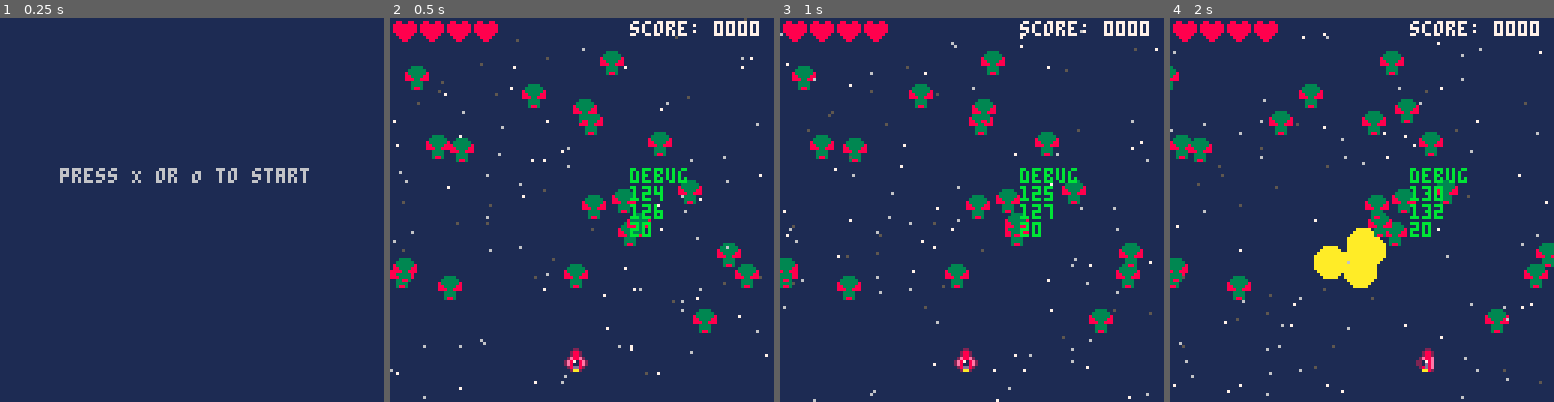
Above: before the commit, frames 1-4 (left to right).
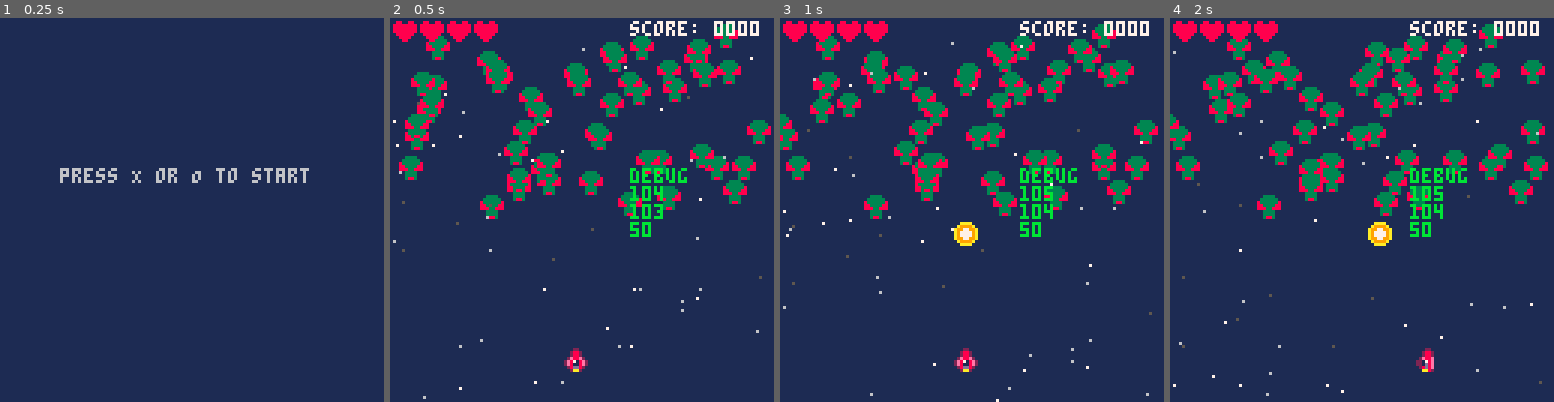
Above: after the commit, the same moments.

Repository: chihirotange/pico8
Game: PICO-8 cartridge shmup/main.p8
Same seed, same stepped clock (60 frames per second), same inputs: the game is played once before the commit and once after it.
Inputs:
- Up to frame 1 (0.25 s): no input
- Up to frame 2 (0.5 s): tap X (X key) at 0.33 s
- Up to frame 3 (1 s): tap O (Z key) at 0.7 s
- Up to frame 4 (2 s): tap X (X key) at 1.07, 1.85 s; hold Right from 1.6 s (still down); tap O (Z key) at 1.7 s

Frame 1 is identical in both runs. In frame 2, 15% of the frame differs, in the area x 0-100%, y 0-94%; in frame 3, 16%; in frame 4, 18%, in the area x 0-100%, y 1-100%.

Commit message:
refactor

Diff:
--- a/shmup/enemy.lua
+++ b/shmup/enemy.lua
@@ -1,21 +1,16 @@
 all_enemies = {}
 
 enemy_green = entity_spr:new({
-    hp = 2,
-    pool_id = 'enemy_green',
+    hp = 5,
     flash_spr = 21,
     draw_order = 50,
     sprid = 20,
     new = function(_ENV, tba)
         local tbl = entity_spr.new(_ENV, tba)
-        printh("spawn new enemy")
         add(all_enemies,tbl)
         return tbl
     end,
     update = function(_ENV)
-        if reuse_ready then
-            return
-        end
         x += (rnd() - 0.5) * 3
         -- destroy enemy logics
     end,
@@ -23,14 +18,17 @@
         hp -= 1
         flash = 3
         if hp <= 0 then
-            spawn_particle(x, y, 2)
+            spawn_particle(x, y, 10)
+            -- should be in this class destroy function but do this to save token
+            del(global.all_enemies, _ENV)
             _ENV:destroy()
-            -- del(all_enemies,_ENV)
-            _ENV:new({
-                x = rnd(120),
-                y = rnd(100),
-                is_abstract = false,
-            })
+            enemy_green:new(
+                {
+                    x = rnd(120),
+                    y = rnd(40),
+                    is_abstract = false
+                }
+            )
         end
     end
 })
--- a/shmup/oop/oop.lua
+++ b/shmup/oop/oop.lua
@@ -1,6 +1,5 @@
 global = _ENV
 entities = {
-    entities_colliders = {},
     entities_update_list = {},
     entities_draw_list = {},
     update = function(self)
@@ -15,9 +14,6 @@
             end
         end
     end,
-    collider_detection = function(self)
-        -- TODO: implement logic
-    end
 }
 
 class = setmetatable( {
@@ -38,38 +34,19 @@
 }, {__index = _ENV})
 
 entity = class:new({
-        pool_id = "",
         reuse_ready = false,
         x = 0,
         y = 0,
-        _cached_drorder = -1,
         -- object with draw_order = -1 will not be drawn
         draw_order = -1,
         new = function(_ENV, input_tbl)
-            _cached_drorder = input_tbl.draw_order
-            local tbl = nil
-            for ent in all(entities.entities_update_list) do
-                if ent.reuse_ready and ent.pool_id == pool_id then
-                    tbl = ent
-                    tbl:_reset()
-                    tbl.draw_order = _cached_drorder
-                    tbl.reuse_ready = false
-                    tbl.x = input_tbl.x
-                    tbl.y = input_tbl.y
-                    return
-                end
-            end
-            if not tbl then
-                tbl = class.new(_ENV, input_tbl)
-                tbl:_reset()
+            local tbl = class.new(_ENV, input_tbl)
+            if tbl.is_abstract then
+                return tbl
             end
             for i = 1,#entities.entities_draw_list do
                 local current_ent = entities.entities_draw_list[i]
-                if tbl.is_abstract then
-                    return tbl
-                end
                 if tbl.draw_order > current_ent.draw_order then
-
                     add(entities.entities_draw_list, tbl, i + 1)
                     break
                 else
@@ -83,13 +60,11 @@
             return tbl
         end,
         destroy = function(_ENV)
-            reuse_ready = true
-            draw_order = -1
+            del(entities.entities_draw_list, _ENV)
+            del(entities.entities_update_list, _ENV)
         end,
         draw = function(_ENV)
         end,
-        _reset = function(_ENV)
-        end
     })
 
 entity_spr = entity:new({
--- a/shmup/oop/particle.lua
+++ b/shmup/oop/particle.lua
@@ -1,43 +1,36 @@
 particle = entity:new({
     age = 0,
-    max_age = 0,
+    max_age = 30,
     draw_order = 100,
-    cur_radius = 0,
+    radius = 8,
     spdx = 0,
     spdy = 0,
     draw = function(_ENV)
-        printh(cur_radius)
-        local c = 10
-        cur_radius *= 0.9
         age += 1
-        if age > max_age*0.8 then
+        normalize_age = age/max_age
+        cur_radius =  radius * (1 - normalize_age)
+        c = 10
+        if normalize_age > 0.8 then
             c = 5
-        elseif age > max_age*0.6 then
+        elseif normalize_age > 0.2  then
             c = 8
         end
         circfill(x, y, cur_radius, c)
         x += spdx
         y += spdy
-        if age >= max_age then
-            printh("destroy")
+        if normalize_age >= 1 then
             _ENV:destroy()
         end
-    end,
-    _reset = function(_ENV)
-        is_abstract = false
-        age = 0
-        max_age = 15 + rnd(15)
-        cur_radius = 10
-        spdx = 3*(rnd() - 0.5)
-        spdy = 3*(rnd() - 0.5)
     end
 })
 
-function spawn_particle(x, y, speed)
-    for i = 1,10 do
+function spawn_particle(x, y, radius)
+    for i = 1,5 do
         particle:new({
-            x = x,
-            y = y,
+            max_age = 8 + rnd(14),
+            is_abstract = false,
+            x = x + radius * (rnd() - 0.5) * 2,
+            y = y + radius * (rnd() - 0.5) * 2
         })
     end
 end
--- a/shmup/shmup.lua
+++ b/shmup/shmup.lua
@@ -1,6 +1,6 @@
 function _init()
    --starfield
-    for i = 1, 100 do
+    for i = 1, 50 do
         starfield:new({
             is_abstract = false,
             x = rnd(127),
@@ -11,11 +11,11 @@
 
 
     -- enemies
-    for i = 1,20 do
+    for i = 1,50 do
         enemy_green:new({
             is_abstract = false,
             x = rnd(120),
-            y = rnd(100)
+            y = rnd(60)
         })
     end
 
--- a/shmup/spaceship.lua
+++ b/shmup/spaceship.lua
@@ -42,7 +42,7 @@
                         }
                     )
                     fire_event(on_spaceship_shoot)
-                    bul_timer = 5
+                    bul_timer = 2
                 end
 
                 invul = max(0, invul - 1)
